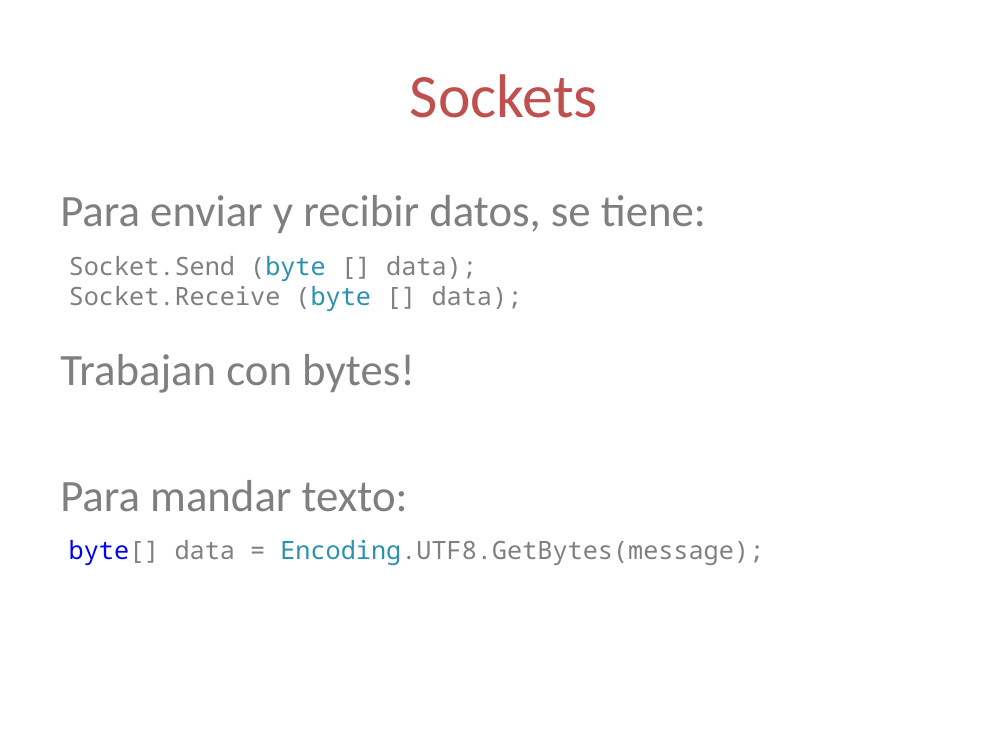
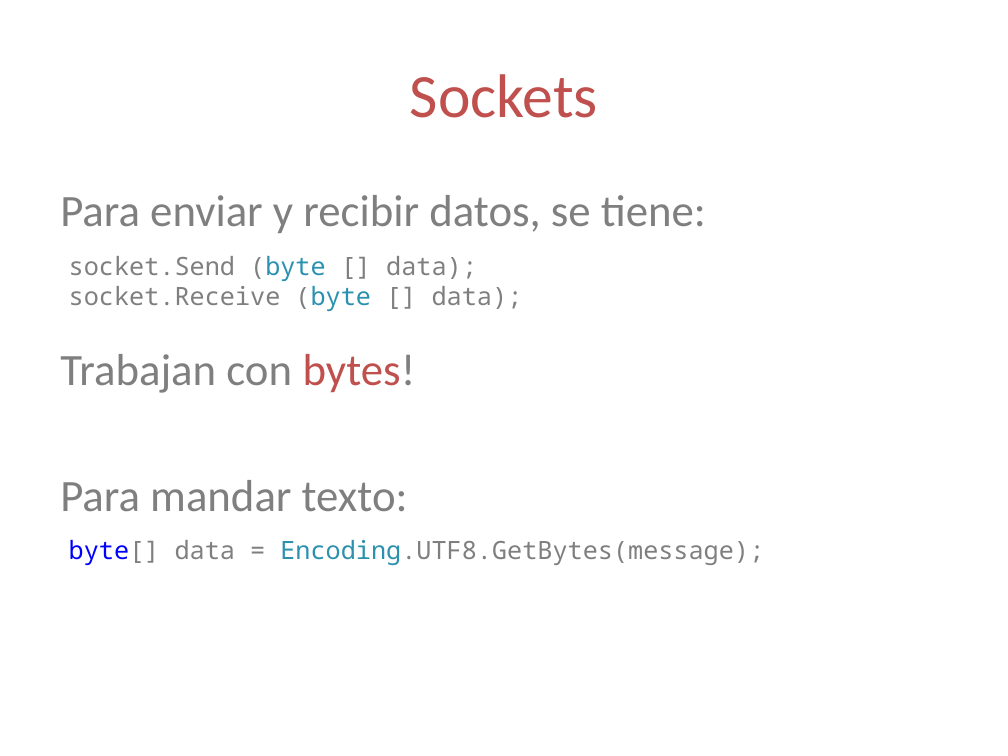
Before and after one commit to lopezjurip/AyudantiaIIC2233, a slide deck: slide 29 of Networking/Ayudantía Threads + Networking.pptx (slide 27 before the commit). Drawn at 1008x756 pixels with LibreOffice and Linux fonts; fonts in the diff are those of the drawing. Boxes give left, top, right and bottom in pixels: in the first picture for what was removed or moved away, otherwise in the second. Text is boxed around its words. In the diff, an @@ line names an element or a change of style, - is before the commit and + after.

```diff
--- a/Networking/Ayudantía Threads + Networking.pptx
+++ b/Networking/Ayudantía Threads + Networking.pptx
@@ text at [69,256,523,311]: text changed @@
-Socket.Send (byte [] data);
-Socket.Receive (byte [] data);
+socket.Send (byte [] data);
+socket.Receive (byte [] data);
@@ text at [60,354,416,393]: text colour #7F7F7F to #C0504D in "bytes!" @@
```
Also in this commit, not shown: 13 other slides changed, 2 slides added, 30 other files.
